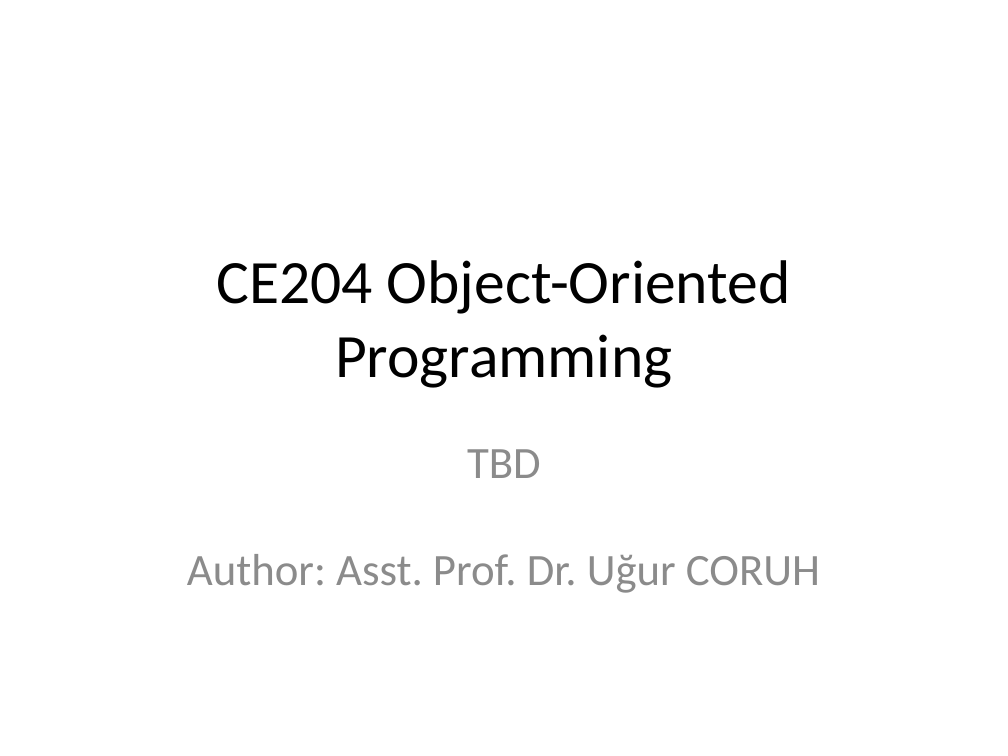
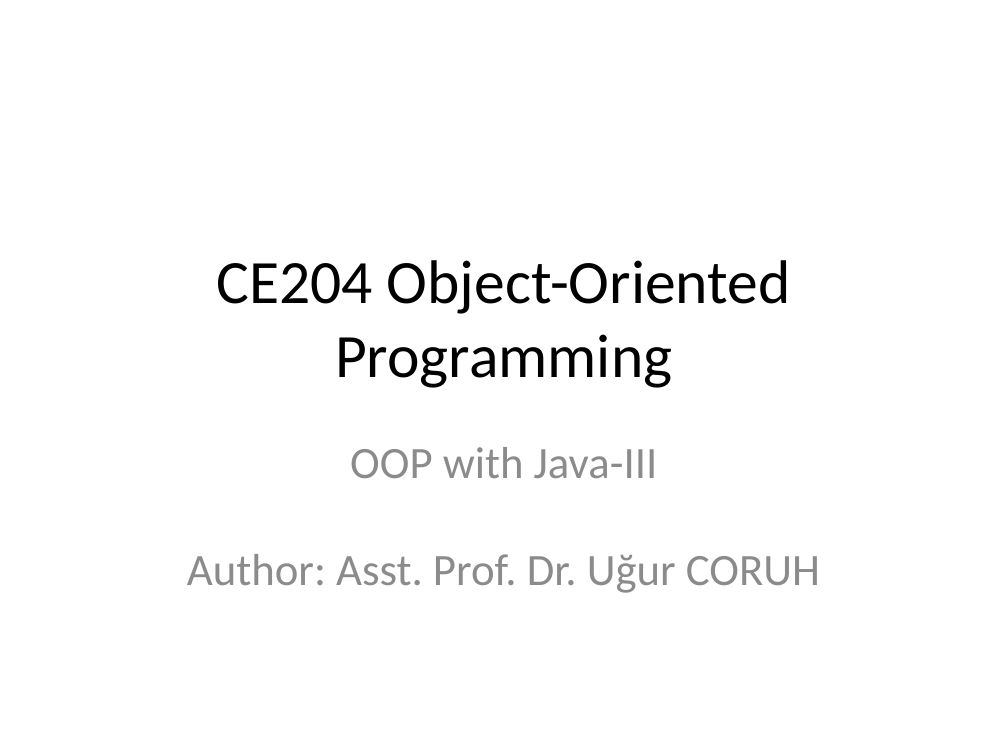
Before and after one commit to ucoruh/ce204-object-oriented-programming, a slide deck: slide 1 of docs/week-3/ce204-week-3.md_word.pptx. Drawn at 1008x756 pixels with LibreOffice and Linux fonts; fonts in the diff are those of the drawing. Boxes give left, top, right and bottom in pixels: in the first picture for what was removed or moved away, otherwise in the second. Text is boxed around its words. In the diff, an @@ line names an element or a change of style, - is before the commit and + after.

```diff
--- a/docs/week-3/ce204-week-3.md_word.pptx
+++ b/docs/week-3/ce204-week-3.md_word.pptx
@@ subtitle at box(187, 447, 820, 593): text changed @@
-TBD
-Author: Asst. Prof. Dr. Uğur CORUH
+OOP with Java-III
+Author: Asst. Prof. Dr. Uğur CORUH
```
Also in this commit, not shown: 9 other files.
